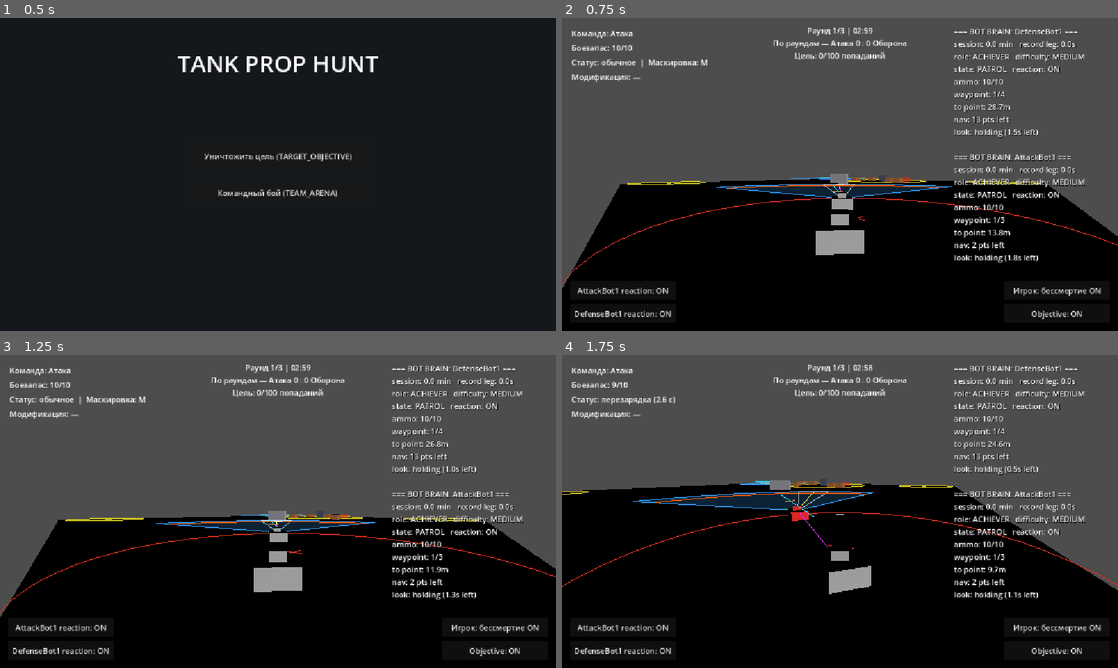
Above: before the commit, frames 1-4 (two rows, left to right).
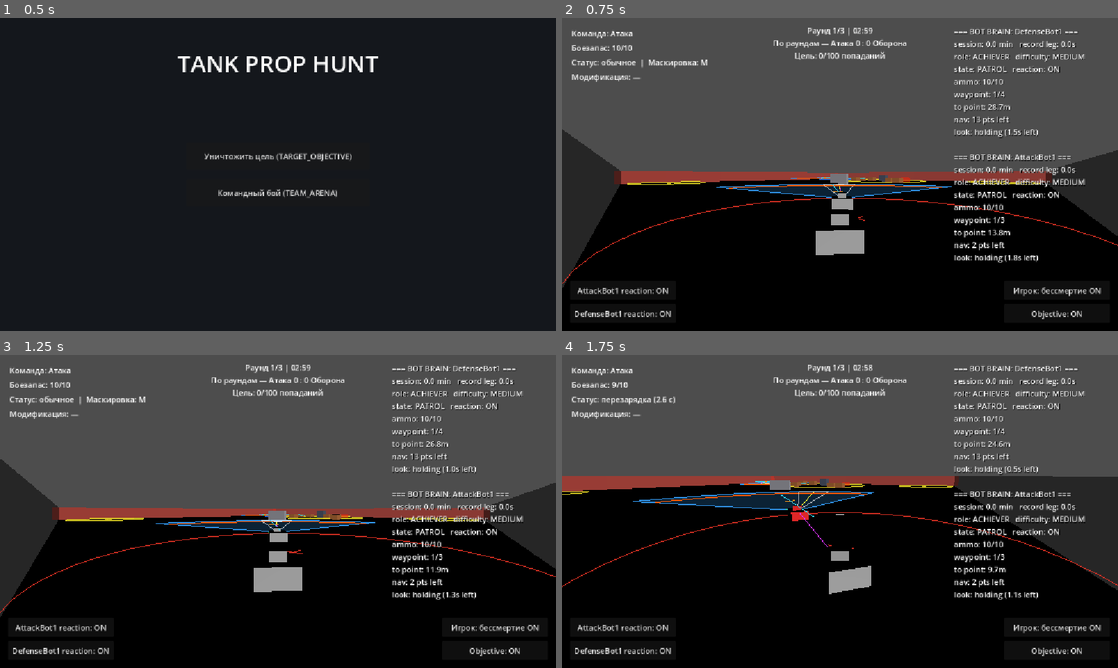
Above: after the commit, the same moments.

Repository: Imadakara/Tanks-Props
Game: Godot game, scene res://scenes/main_menu/MainMenu.tscn
The game is run twice, just before and just after one commit, with the same random seed, the same clock (stepped at 60 frames per second) and the same inputs.
Inputs (mouse positions are in pixels of both pictures, inside the frame that each line leads up to):
- Up to frame 1 (0.5 s): no input
- Up to frame 2 (0.75 s): click "Уничтожить цель (TARGET_OBJEC…" at 0.5 s
- Up to frame 3 (1.25 s): no input
- Up to frame 4 (1.75 s): tap Enter at 1.25 s; move the mouse to (867, 511) at 1.27 s; press the mouse at (867, 511) at 1.28 s; hold W (move_forward) from 1.28 s (still down)

Frame 1 is identical in both runs. In frame 2, 6.8% of the frame differs, in the area x 0-100%, y 35-87%; in frame 3, 6.8%; in frame 4, 7.2%, in the area x 0-100%, y 38-76%.

Commit message:
map borders

Diff:
--- a/scenes/maps/TargetObjectiveMap.tscn
+++ b/scenes/maps/TargetObjectiveMap.tscn
@@ -93,6 +93,7 @@
 script = ExtResource("1_execi")
 match_mode = 0
 final_stage_enabled = false
+map_border_enabled = true
 
 [node name="Sun" type="DirectionalLight3D" parent="." unique_id=2025781862]
 transform = Transform3D(0.70710677, 0, 0.70710677, 0.49999997, 0.70710677, -0.49999997, -0.49999997, 0.70710677, 0.49999997, 0, 0, 0)
--- a/scenes/maps/TeamArenaMap.tscn
+++ b/scenes/maps/TeamArenaMap.tscn
@@ -137,6 +137,7 @@
 script = ExtResource("1_fe26o")
 match_mode = 1
 final_stage_enabled = true
+map_border_enabled = true
 
 [node name="Sun" type="DirectionalLight3D" parent="." unique_id=2025781862]
 transform = Transform3D(0.70710677, 0, 0.70710677, 0.49999997, 0.70710677, -0.49999997, -0.49999997, 0.70710677, 0.49999997, 0, 0, 0)
--- a/scenes/maps/map_scene.gd
+++ b/scenes/maps/map_scene.gd
@@ -40,6 +40,10 @@
 ## карты: TeamArenaMap = true, TargetObjectiveMap = false. Условие/логику см. match_manager.gd.
 @export var final_stage_enabled: bool = false
 
+## Опция карты: строить ли непроходимую красную границу по периметру пола (см. _build_map_borders).
+## ПО УМОЛЧАНИЮ ВКЛ. Выключить имеет смысл только для карты со своими границами/геометрией края.
+@export var map_border_enabled: bool = true
+
 @onready var _player_camera_rig: Node3D = $PlayerTank/CameraRig
 @onready var _player_health: Node = $PlayerTank/HealthComponent
 @onready var _objective_camera: Camera3D = $ObjectiveCamera
@@ -65,11 +69,74 @@
 ## через ScoreManager/MatchManager.begin_match()/setup(), должна видеть уже полный состав (см.
 ## корневой CLAUDE.md, "Scene bring-up ordering").
 func _ready() -> void:
+	_build_map_borders()
 	_setup_invincibility_toggle_button()
 	$TeamSpawner.spawn_team()
 	_setup_match_context()
 	_objective_camera.look_at(Vector3(0, 1, -21), Vector3.UP)
 	_setup_objective_ui()
+
+## Непроходимая красная граница по периметру карты — 4 стены-коробки вокруг узла `Ground`.
+## Строится ИЗ КОДА (не в .tscn каждой карты): размеры берутся из коллайдера `Ground`, работает
+## для любой карты без ручной правки. Физическая (StaticBody3D, слой environment) — бот не может
+## выехать за край, даже если driving-стек толкнёт его туда (навмеш этого не гарантирует). Танк,
+## всё же оказавшийся ниже пола — принудительно убивается (respawn_controller.gd). Контейнер
+## кладётся ПОД NavigationRegion3D — при ручной перепечке навмеша (см. Obstacles_Navmesh_Guide)
+## стены вырежут края навмеша, и боты будут держаться от них дальше; до перепечки физическая
+## стена всё равно не даёт выехать.
+const _BORDER_HEIGHT := 3.0
+const _BORDER_THICKNESS := 1.0
+
+func _build_map_borders() -> void:
+	if not map_border_enabled:
+		return
+	var ground: Node3D = find_child("Ground", true, false)
+	if ground == null:
+		return
+	var shape: BoxShape3D = ground.get_node("CollisionShape3D").shape
+	var half_x: float = shape.size.x * 0.5
+	var half_z: float = shape.size.z * 0.5
+	var top_y: float = ground.global_position.y + shape.size.y * 0.5  # верх пола (обычно y = 0)
+
+	var mat := StandardMaterial3D.new()
+	mat.albedo_color = Color(0.95, 0.15, 0.05, 0.5)
+	mat.transparency = BaseMaterial3D.TRANSPARENCY_ALPHA
+
+	var container := Node3D.new()
+	container.name = "MapBorders"
+	ground.get_parent().add_child(container)  # под NavigationRegion3D, рядом с Ground
+
+	var t: float = _BORDER_THICKNESS
+	var span_x: float = half_x * 2.0 + t * 2.0  # длиннее пола на толщину — углы стыкуются без щели
+	var span_z: float = half_z * 2.0 + t * 2.0
+	# [центр по XZ, размер коробки] — внутренняя грань каждой стены заподлицо с краем Ground
+	var specs := [
+		[Vector2(0.0, half_z + t * 0.5), Vector3(span_x, _BORDER_HEIGHT, t)],
+		[Vector2(0.0, -half_z - t * 0.5), Vector3(span_x, _BORDER_HEIGHT, t)],
+		[Vector2(half_x + t * 0.5, 0.0), Vector3(t, _BORDER_HEIGHT, span_z)],
+		[Vector2(-half_x - t * 0.5, 0.0), Vector3(t, _BORDER_HEIGHT, span_z)],
+	]
+	for i in specs.size():
+		var xz: Vector2 = specs[i][0]
+		var size: Vector3 = specs[i][1]
+		var body := StaticBody3D.new()
+		body.name = "Border%d" % (i + 1)
+		body.collision_mask = 0  # стена ничего не детектит; слой оставляем дефолтный (1 = environment)
+		var col := CollisionShape3D.new()
+		col.name = "CollisionShape3D"
+		var box := BoxShape3D.new()
+		box.size = size
+		col.shape = box
+		body.add_child(col)
+		var mesh_inst := MeshInstance3D.new()
+		mesh_inst.name = "Mesh"
+		var box_mesh := BoxMesh.new()
+		box_mesh.size = size
+		mesh_inst.mesh = box_mesh
+		mesh_inst.material_override = mat
+		body.add_child(mesh_inst)
+		container.add_child(body)
+		body.global_position = Vector3(xz.x, top_y + _BORDER_HEIGHT * 0.5, xz.y)
 
 ## Заводит ScoreManager/MatchManager из кода (не статичными узлами сцены — обе карты используют
 ## один и тот же общий оркестратор). Режим берётся из @export match_mode (задан в .tscn — «настройка
--- a/scenes/tank/health_component.gd
+++ b/scenes/tank/health_component.gd
@@ -62,3 +62,16 @@
 		destroyed.emit(killer)
 		if free_on_destroy:
 			get_parent().queue_free()
+
+## Принудительное уничтожение В ОБХОД invincible / attackers_only — для нештатных ситуаций, где
+## танк надо убрать из игры независимо от дебаг-бессмертия (провал за пределы карты, см.
+## respawn_controller.gd). Идёт по тому же пути, что обычная смерть: is_alive=false + сигнал
+## destroyed (+ free_on_destroy) — подписчики (RespawnController) отрабатывают как всегда.
+func force_destroy(killer: Node = null) -> void:
+	if not is_alive:
+		return
+	is_alive = false
+	current_hits = max_hits
+	destroyed.emit(killer)
+	if free_on_destroy:
+		get_parent().queue_free()
--- a/scenes/tank/respawn_controller.gd
+++ b/scenes/tank/respawn_controller.gd
@@ -37,11 +37,23 @@
 @onready var _detector_collision: CollisionShape3D = get_parent().get_node("CollisionDetector/CollisionShape3D")
 @onready var _respawn_timer: Timer = $RespawnTimer
 
+## Танк, каким-то образом оказавшийся НИЖЕ поверхности карты (провалился сквозь пол / выдавлен
+## за красную границу и упал в пустоту), принудительно уничтожается — включая бессмертного
+## игрока (тумблер бессмертия на этот случай не действует, см. HealthComponent.force_destroy).
+## Верх пола у обеих карт — y ≈ 0; ничего штатного ниже ~y=-1 не бывает.
+const _FELL_BELOW_Y := -3.0
+
 func _ready() -> void:
 	_respawn_timer.one_shot = true
 	_respawn_timer.wait_time = GameConfig.respawn_cooldown_sec
 	_respawn_timer.timeout.connect(_on_respawn_timeout)
 	_health.destroyed.connect(_on_destroyed)
+
+## Этот узел — одно из исключений заморозки (см. _set_frozen), его _physics_process() работает
+## всегда, в т.ч. пока танк «мёртв» на кулдауне (там _health.is_alive == false → выходим).
+func _physics_process(_delta: float) -> void:
+	if _health.is_alive and _tank.global_position.y < _FELL_BELOW_Y:
+		_health.force_destroy()
 
 func _on_destroyed(_killer: Node) -> void:
 	_set_frozen(true)
Not shown, changed: CLAUDE.md
